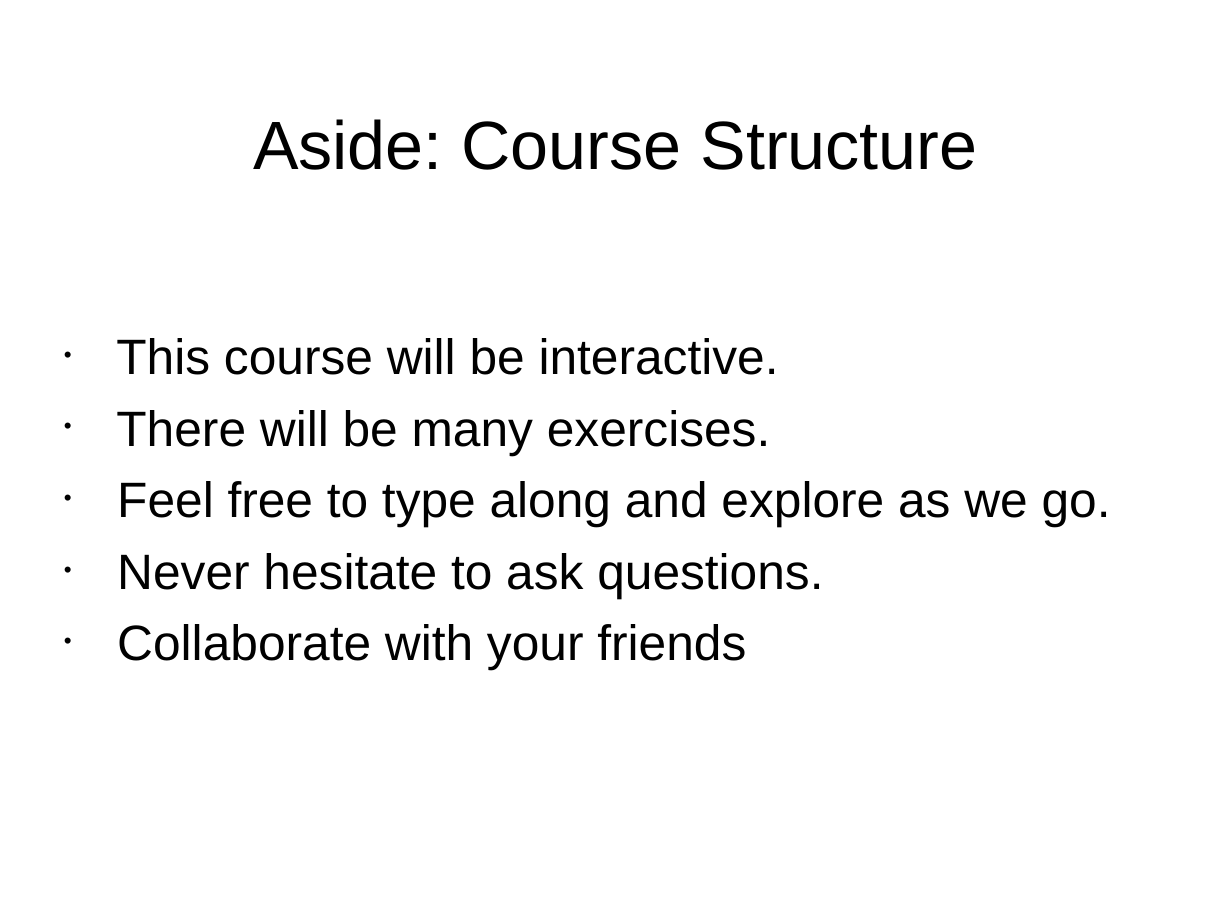
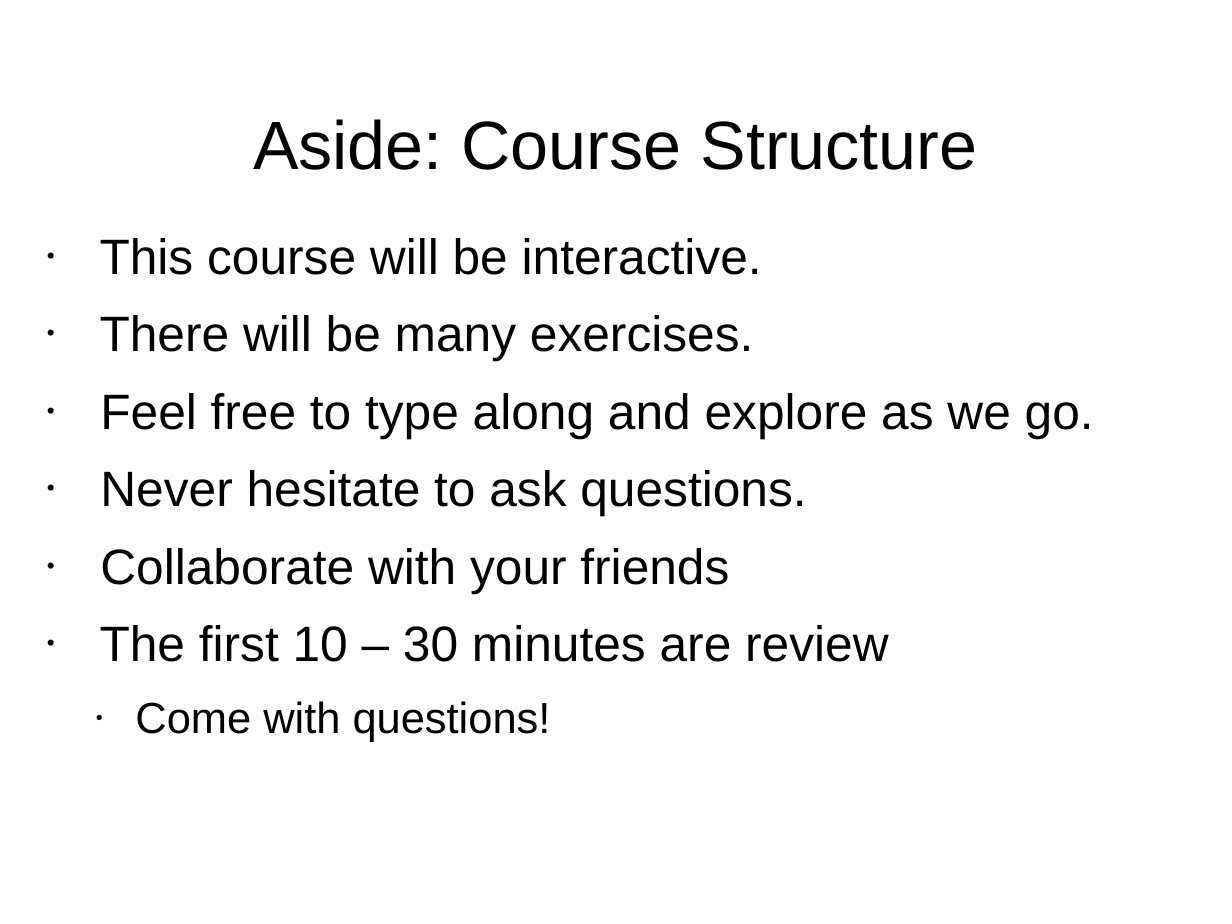
Before and after one commit to scopatz/aims-scicomp, a slide deck: slide 3 of 00-intro.odp. Drawn at 1232x924 pixels with LibreOffice and Linux fonts; fonts in the diff are those of the drawing; background and template pictures are left out. Boxes give left, top, right and bottom in pixels: in the first picture for what was removed or moved away, otherwise in the second. Text is boxed around its words. In the diff, an @@ line names an element or a change of style, - is before the commit and + after.

```diff
--- a/00-intro.odp
+++ b/00-intro.odp
@@ text "This course will be interactive.": place and size @@
-text "This course will be interactive." at [116, 338, 1111, 670]
+text "This course will be interactive." at [100, 238, 1094, 742]
@@ text at [100, 238, 1094, 593]: line spacing 0.83 to 0.93 @@
@@ text at [100, 625, 889, 742]: paragraphs added @@
+• The first 10 – 30 minutes are review
+  • Come with questions!
```
Also in this commit, not shown: 2 other files.
